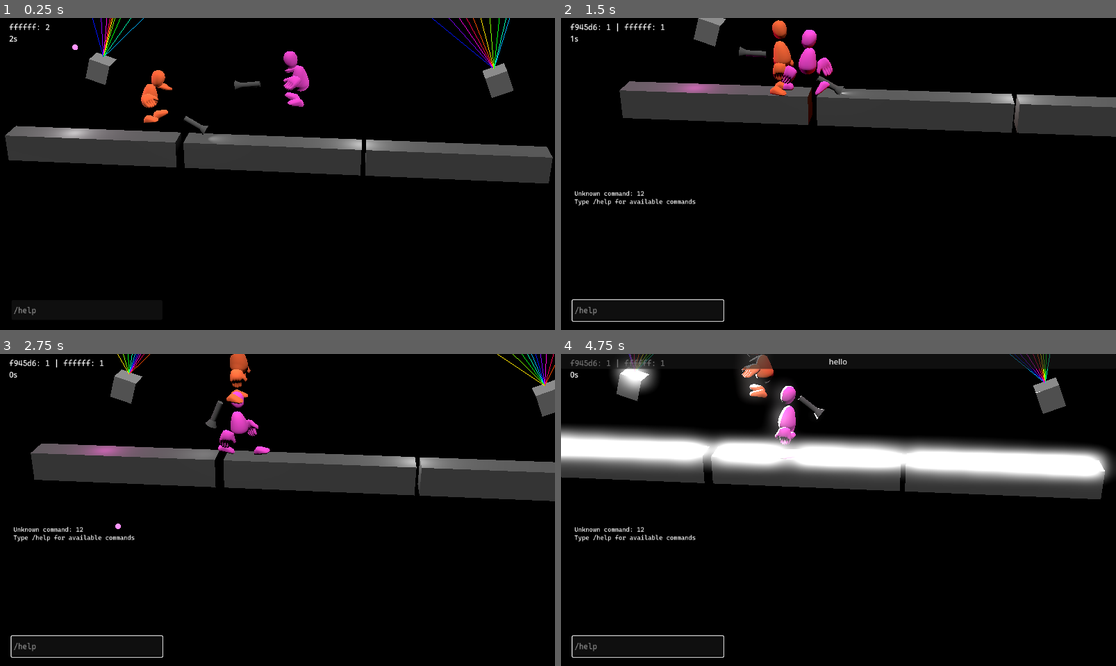
Above: before the commit, frames 1-4 (two rows, left to right).
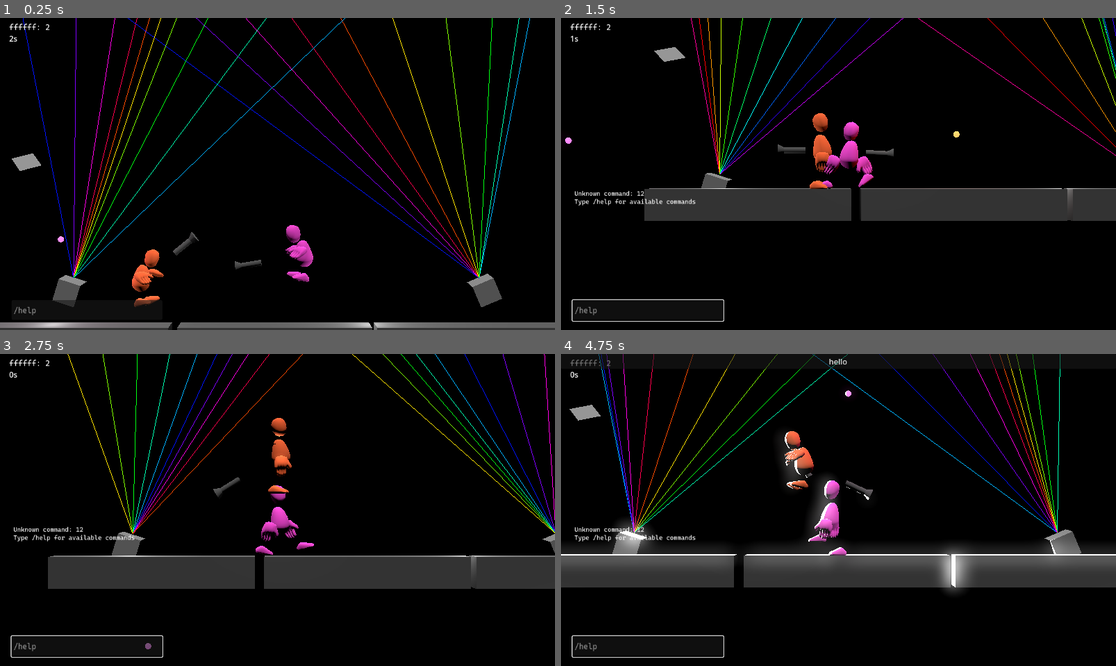
Above: after the commit, the same moments.

Repository: theowiik/project-epic-footsies-2
Game: Godot game, scene res://scenes/main.tscn
The game is run twice, just before and just after one commit, with the same random seed, the same clock (stepped at 60 frames per second) and the same inputs. The engine's default icon, where the game draws it, is replaced by a stand-in: a white triangle on a blue panel in a dark square.
Inputs (mouse positions are in pixels of both pictures, inside the frame that each line leads up to):
- Up to frame 1 (0.25 s): no input
- Up to frame 2 (1.5 s): click (649, 311) at 0.52 s; type "12" at 0.6 s; tap Enter at 1.25 s; move the mouse to (960, 158) at 1.27 s; hold D from 1.28 s (still down); tap J at 1.35 s; click (960, 158) at 1.42 s
- Up to frame 3 (2.75 s): tap Space at 1.52, 2.27 s; move the mouse to (166, 525) at 2.02 s; release D at 2.03 s; hold S from 2.03 s (still down); tap J at 2.1 s
- Up to frame 4 (4.75 s): move the mouse to (894, 441) at 2.77 s; release S at 2.78 s; hold D 2.78-3.53 s; tap J at 2.85, 3.6, 4.35 s; move the mouse to (810, 572) at 3.52 s; hold W 3.53-4.28 s; click (810, 572) at 3.67 s; tap Space at 3.77, 4.52 s; move the mouse to (1005, 556) at 4.27 s; hold A from 4.28 s (still down)

The runs differ from the first frame. In frame 1, 19% of the frame differs, in the area x 0-100%, y 0-100%; in frame 2, 23%; in frame 3, 25%; in frame 4, 34%, in the area x 0-100%, y 0-77%.

Commit message:
Make bot wander away

Diff:
--- a/game/scenes/main.tscn
+++ b/game/scenes/main.tscn
@@ -36,7 +36,7 @@
 transform = Transform3D(1, 0, 0, 0, 1, 0, 0, 0, 1, 0, 0.9574709, 0)
 
 [node name="Camera3D" type="Camera3D" parent="."]
-transform = Transform3D(0.9945219, -0.04334725, 0.09511685, 0, 0.9099613, 0.41469327, -0.104528464, -0.41242152, 0.9049764, 8.650961, 13.587667, 30.053001)
+transform = Transform3D(1, 0, 0, 0, 1, 0, 0, 0, 1, 8.650961, 13.587667, 30.053001)
 fov = 22.5
 size = 10.69
 script = ExtResource("2_0wfyh")
--- a/game/scripts/follow_camera.gd
+++ b/game/scripts/follow_camera.gd
@@ -3,7 +3,7 @@
 
 @export var smoothing_speed: float = 5.0
 var follow: Array[Node3D] = []
-var offset: Vector3 = Vector3(4, 8, 25)
+var offset: Vector3 = Vector3(0, 0, 25)
 
 
 func _ready() -> void:
--- a/game/scripts/input/naive_bot_input.gd
+++ b/game/scripts/input/naive_bot_input.gd
@@ -1,10 +1,16 @@
 class_name NaiveBotInput
 extends InputInterface
+
+const WANDER_CHANCE: float = 0.02
+const WANDER_DURATION: float = 0.5
 
 var player_node: Node3D
 var current_target: Node3D = null
 var retarget_timer: float = 0.0
 var camera: Camera3D = null
+
+var wander_timer: float = 0.0
+var wander_direction: Vector2 = Vector2.ZERO
 
 var _movement: Vector2 = Vector2.ZERO
 var _aim_direction: Vector2 = Vector2.ZERO
@@ -25,16 +31,32 @@
 		_shoot_pressed = false
 		return
 
+	_movement = _compute_movement()
+	_aim_direction = _compute_aim_direction()
+	_shoot_pressed = true
+
+
+func _compute_movement() -> Vector2:
+	var delta = player_node.get_physics_process_delta_time()
+	wander_timer -= delta
+
+	# Randomly start wandering
+	if wander_timer <= 0 and randf() < WANDER_CHANCE:
+		wander_timer = WANDER_DURATION
+		wander_direction = Vector2(randf_range(-1, 1), randf_range(-1, 1)).normalized()
+
+	# If wandering, go that direction
+	if wander_timer > 0:
+		return wander_direction
+
+	# Otherwise chase target
 	var direction_3d = current_target.global_position - player_node.global_position
 	var direction_2d = Vector2(direction_3d.x, direction_3d.z)
 
 	if direction_2d.length() > 0.1:
-		_movement = direction_2d.normalized()
-	else:
-		_movement = Vector2.ZERO
+		return direction_2d.normalized()
 
-	_aim_direction = _compute_aim_direction()
-	_shoot_pressed = true
+	return Vector2.ZERO
 
 
 func _update_camera() -> void:
